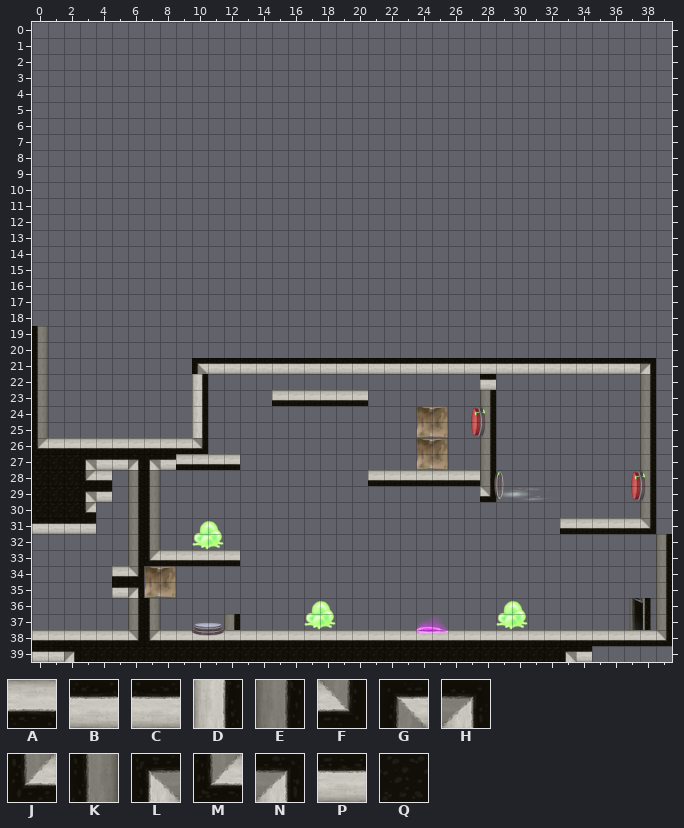
Tiled map, stored at GXPEngine2023c/GXPEngine/bin/Debug/Level1Bo.tmx. The picture above is the old version.
Cells are 64x64 px. Shown: x 0..39, y 0..39.
Key: from "Tileset": A 0, B 0 flipped up-down, C 0 turned 180, D 0 turned 270, E 1, F 2, G 2 turned 180, H 2 turned 270, J 3, K 4, L 5, M 5 turned 270, N 6, P 7, Q 8.
_ is an empty cell.
Layer "Tile Layer 1" before, first column x 0:
10 ________________________________________
11 ________________________________________
12 ________________________________________
13 ________________________________________
14 ________________________________________
15 ________________________________________
16 ________________________________________
17 ________________________________________
18 ________________________________________
19 K_______________________________________
20 K_______________________________________
21 K_________GCCCCCCBBBBBBBBBBBCCCCCCCCCCH_
22 K_________D_________________C_________E_
23 K_________D____AAAAAA_______E_________E_
24 K_________D_________________E_________E_
25 K_________D_________________E_________E_
26 JAAAAAAAAAF_________________E_________E_
27 QQQLPPNLPAAAA_______________E_________E_
28 QQQJA_EK_____________AAAAAAAE_________E_
29 QQQLP_EK____________________F_________E_
30 QQQJ__EK______________________________E_
31 PPPP__EK_________________________AAAAAF_
32 ______EK_______________________________E
33 ______EMAAAAA__________________________E
34 _____AF________________________________E
35 _____PN________________________________E
36 ______EK_______________________________E
37 ______EK____E__________________________E
38 AAAAAAFJAAAAAAAAAAAAAAAAAAAAAAAAAAAAAAAF
39 PPNQQQQQQQQQQQQQQQQQQQQQQQQQQQQQQLP_____
And afterwards:
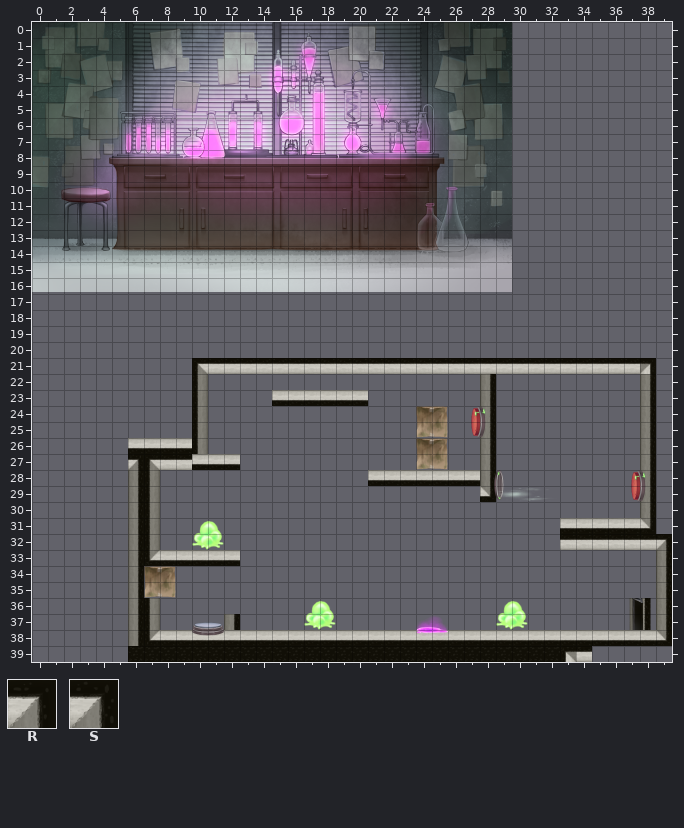
Further tiles: from "Tileset": R 2 flipped up-down, S 3 turned 180.
The exact change:
Changed rows in their new state; . is an unchanged cell.
layer "bg" added
Layer "Tile Layer 1":
first column x 0:
19 _.......................................
20 _.......................................
21 _.......................................
22 _.........K.................E...........
23 _.........K.............................
24 _.........K.............................
25 _.........K.............................
26 ______....K.............................
27 ______SG.B..............................
28 _____...................................
29 _____...................................
30 ____....................................
31 ____....................................
32 .................................BBBBBBR
34 ....._E.................................
35 ....._E.................................
38 ______E.................................
39 ______..................................
